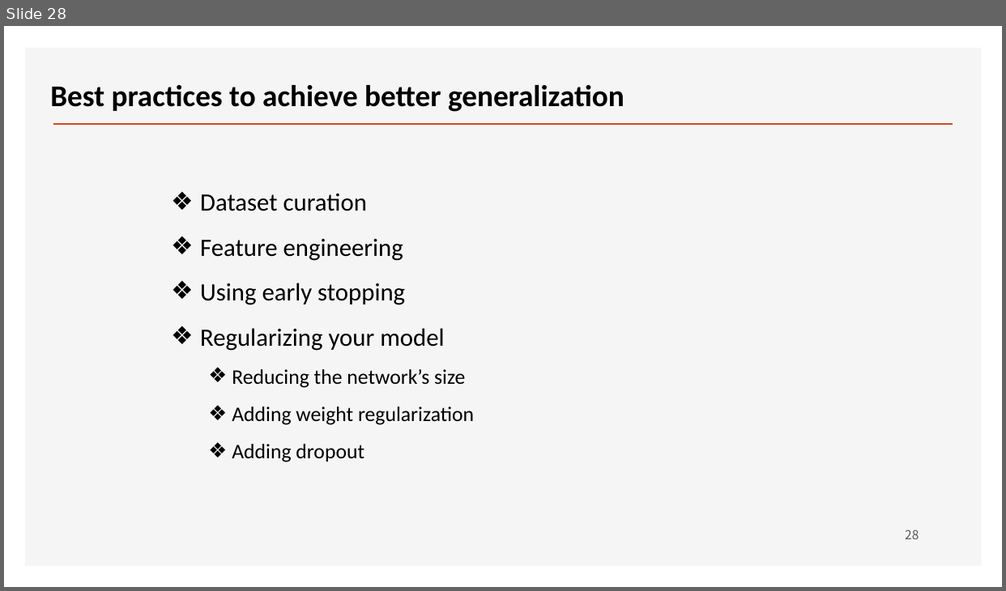
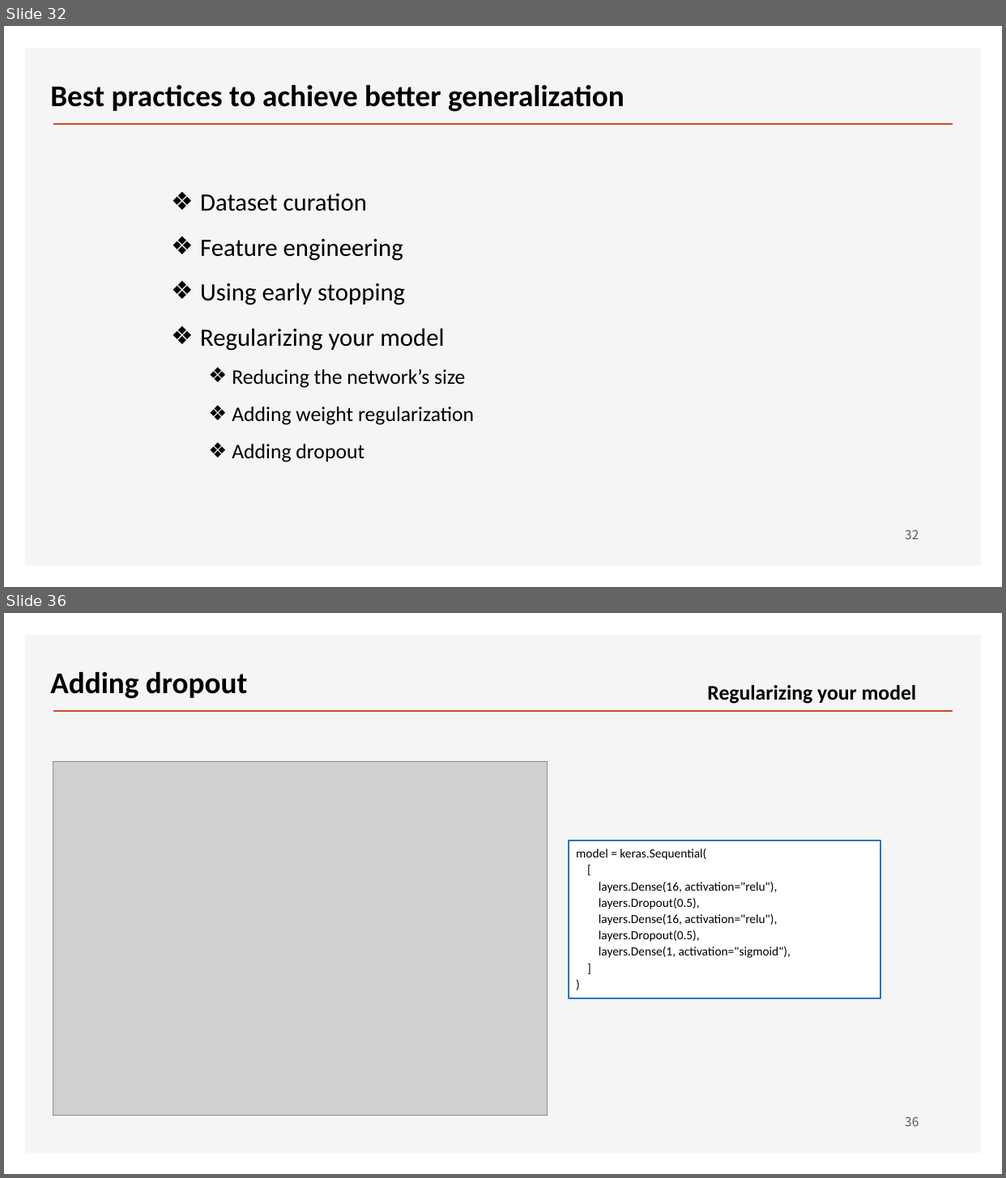
Before and after one commit to ancestor9/2026_Fall_Deep-Learning-with-Python, a slide deck: Chapter 05 Fundamentals of machine learning.pptx. Shown one above the other, each under a label of ours: slide 28 before the commit, slides 32 and 36 after it; the slides between them are not shown. The pictures are 1006x591 and 1006x1178 pixels, drawn with LibreOffice and Linux fonts; fonts in the diff are those of the drawing; grey boxes stand for pictures; background and template pictures are left out. Boxes give left, top, right and bottom in pixels: in the first picture for what was removed or moved away, otherwise in the second. Text is boxed around its words. In the diff, an @@ line names an element or a change of style, - is before the commit and + after.

```diff
--- a/Chapter 05 Fundamentals of machine learning.pptx
+++ b/Chapter 05 Fundamentals of machine learning.pptx
@@ slide 36 added at [4,613,1002,1174], background #FFFFFF; not listed: 2 template elements that a slide beside it also shows @@
@@ text added at [50,672,248,699], 29 pt, text #000000, bold @@
+Adding dropout
@@ text added at [707,685,917,704], 20 pt, text #000000, bold @@
+  Regularizing your model
@@ picture added at [53,761,547,1116] @@
@@ rectangle added at [569,841,880,999], fill #FFFFFF, outline #2E75B6 1.5 pt, 12 pt, text #000000 @@
+model = keras.Sequential(
+[
+layers.Dense(16, activation="relu"),
+layers.Dropout(0.5),
+layers.Dense(16, activation="relu"),
+layers.Dropout(0.5),
+layers.Dense(1, activation="sigmoid"),
+]
+)
@@ page number added at [905,1117,918,1127], 12 pt, text #595959 @@
+36
@@ what was slide 28 is now slide 32 @@
@@ page number at [905,530,918,540]: text changed @@
-28
+32
```
Also in this commit, not shown: 2 slides changed, 7 other slides added.
